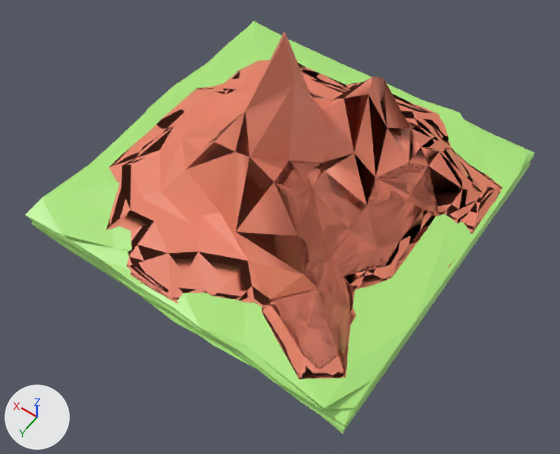
The FBX model Terrain/Assets/Entities/tiles/tile_mountain.fbx as it was, and as the next commit left it.
Camera for both pictures: a 50 mm lens placed at (-0.801, 1.177, 1.646), pointed at (-0.092, 0.183, 0.085). The axes (+X, +Y, +Z) are drawn at lower left. The lights are the same throughout.

In view in the first picture: 'mountain tile'.
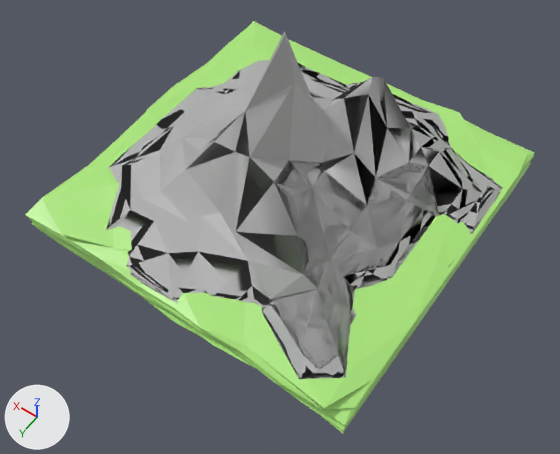
Commit message: change tile mountain colour

Patch to the scene script:
```diff
--- a/Terrain/Assets/Entities/tiles/tile_mountain.fbx.py
+++ b/Terrain/Assets/Entities/tiles/tile_mountain.fbx.py
@@ mat_material @@
 mat_material = principled_material('Material')
-mat_material.base_color = (0.8, 0.218, 0.132)  # orange #e78166
+mat_material.base_color = (0.426, 0.426, 0.426)  # grey #afafaf
```

Changed parts and their boxes (x1, y1, x2, y2) in the pictures (560 x 454 px):
'mountain tile', recoloured: (104, 31, 505, 382) in both
